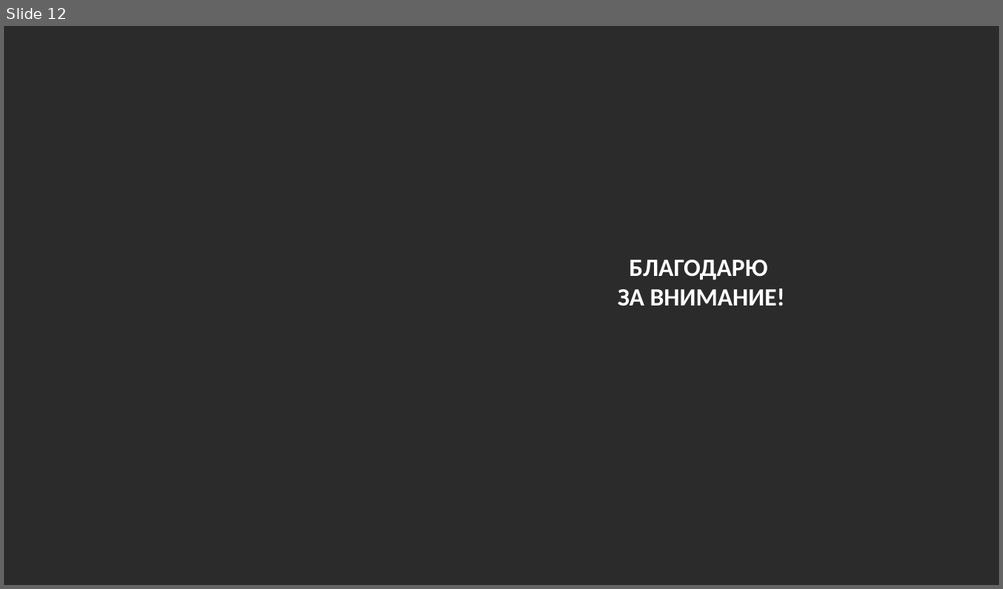
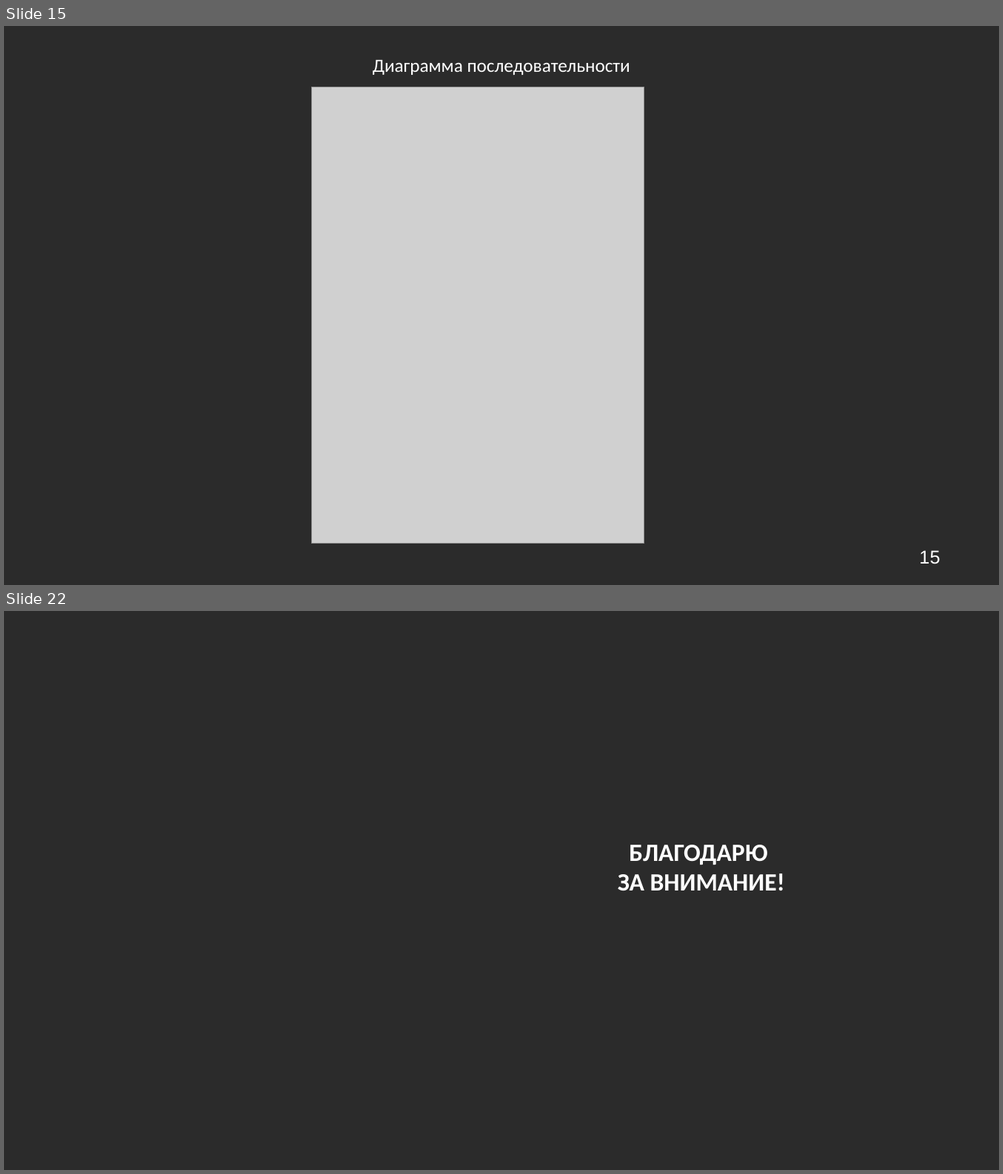
Before and after one commit to ShoulderJoint/db-coursework-autoservice, a slide deck: документация/Кондратьев БД И СУБД презентация.pptx. Shown one above the other, each under a label of ours: slide 12 before the commit, slides 15 and 22 after it; the slides between them are not shown. The pictures are 1003x589 and 1003x1174 pixels, drawn with LibreOffice and Linux fonts; fonts in the diff are those of the drawing; grey boxes stand for pictures; background and template pictures are left out; a plain dark background stands for a picture behind light text. Boxes give left, top, right and bottom in pixels: in the first picture for what was removed or moved away, otherwise in the second. Text is boxed around its words. In the diff, an @@ line names an element or a change of style, - is before the commit and + after.

```diff
--- a/документация/Кондратьев БД И СУБД презентация.pptx
+++ b/документация/Кондратьев БД И СУБД презентация.pptx
@@ slide 15 added at (4,26,999,585), background picture (left out) @@
@@ text added at (373,60,630,75), 18 pt, text #FFFFFF @@
+Диаграмма последовательности
@@ picture added at (311,87,643,544) @@
@@ page number added at (919,551,939,565), 18 pt, text #FFFFFF @@
+15
@@ what was slide 12 is now slide 22 @@
```
Also in this commit, not shown: 10 slides changed, 9 other slides added, 5 other files.
